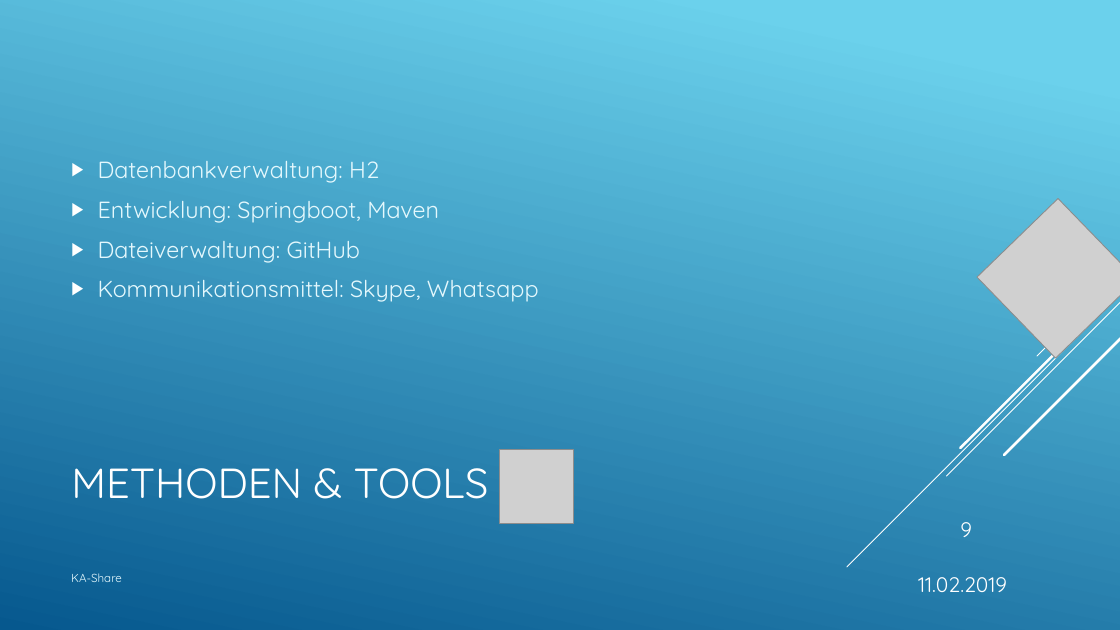
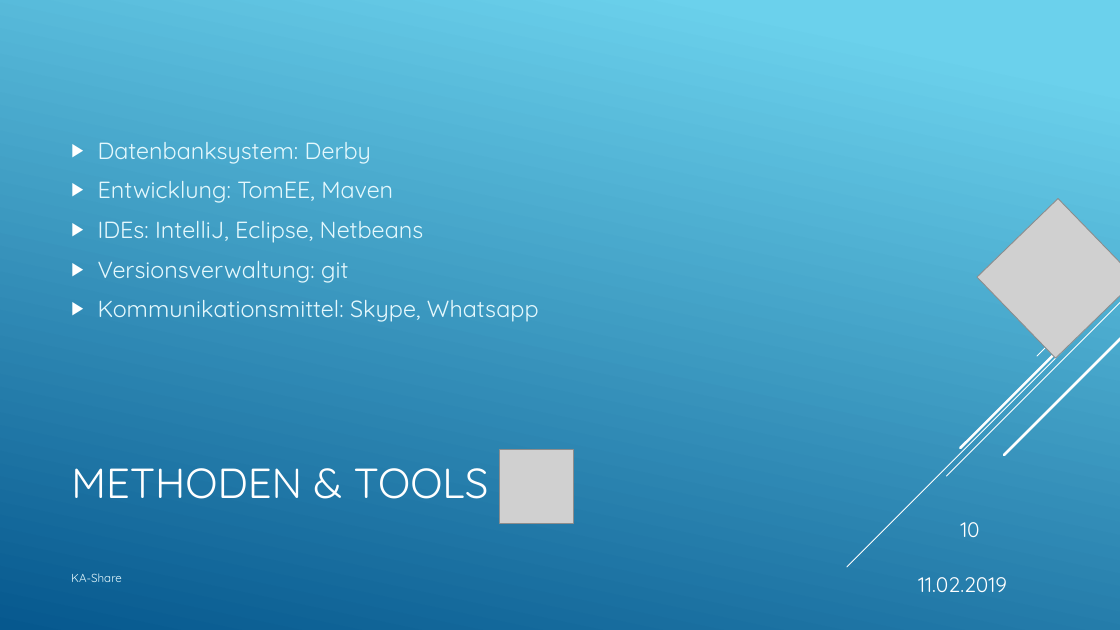
Before and after one commit to KanBen86/ProjektCarsharing, a slide deck: slide 10 of Präsentation/KA-Share.pptx (slide 9 before the commit). Drawn at 1120x630 pixels with LibreOffice and Linux fonts; fonts in the diff are those of the drawing; grey boxes stand for pictures. Boxes give left, top, right and bottom in pixels: in the first picture for what was removed or moved away, otherwise in the second. Text is boxed around its words. In the diff, an @@ line names an element or a change of style, - is before the commit and + after.

```diff
--- a/Präsentation/KA-Share.pptx
+++ b/Präsentation/KA-Share.pptx
@@ text at [98,142,424,283]: text changed @@
-▶ Datenbankverwaltung: H2
-▶ Entwicklung: Springboot, Maven
-▶ Dateiverwaltung: GitHub
+▶ Datenbanksystem: Derby
+▶ Entwicklung: TomEE, Maven
+▶ IDEs: IntelliJ, Eclipse, Netbeans
+▶ Versionsverwaltung: git
@@ page number at [960,522,979,537]: text changed @@
-9
+10
```
Also in this commit, not shown: 5 other slides changed, 1 slide added.
